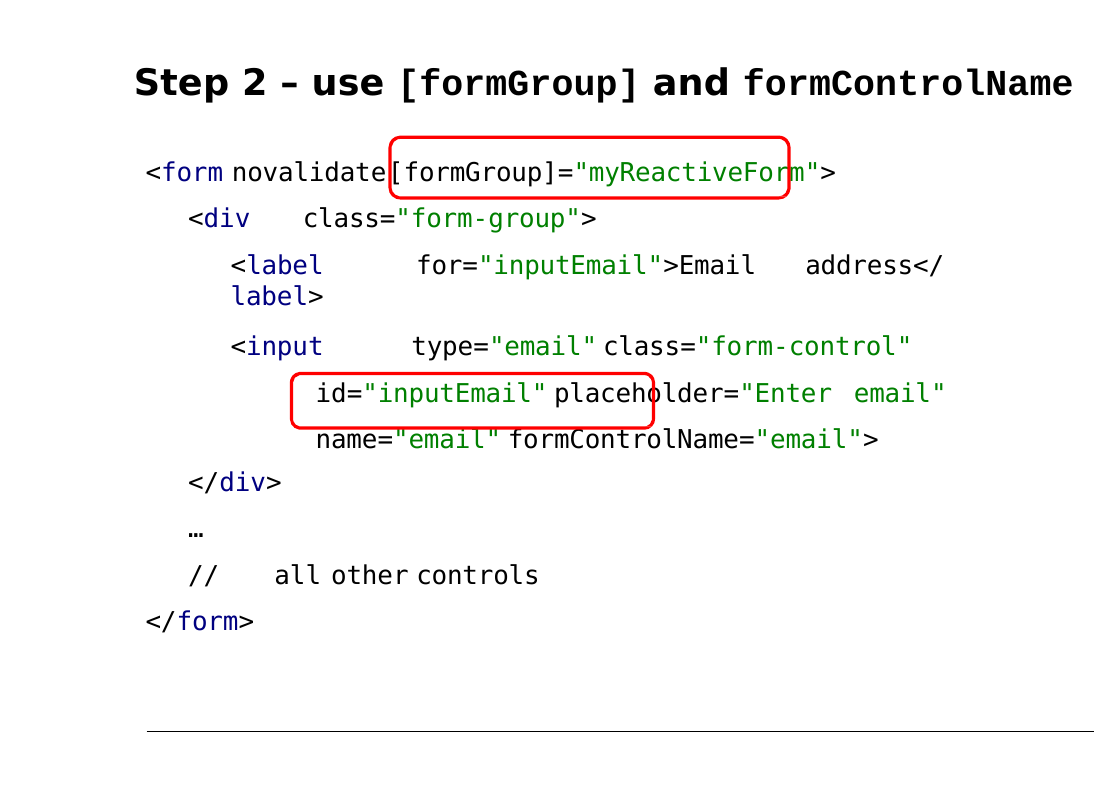
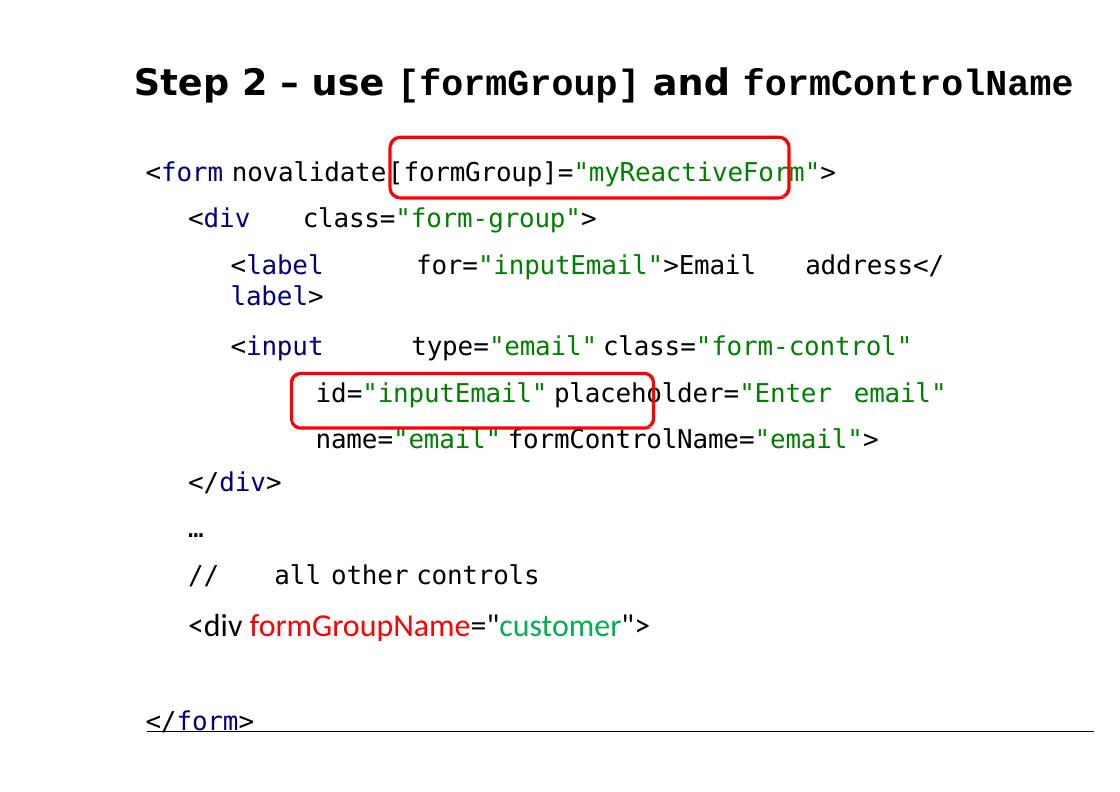
Before and after one commit to petereijgermans11/accelerator-programma, a slide deck: slide 46 of forms/Angular Forms.pptx (slide 43 before the commit). Drawn at 1120x792 pixels with LibreOffice and Linux fonts; fonts in the diff are those of the drawing. Boxes give left, top, right and bottom in pixels: in the first picture for what was removed or moved away, otherwise in the second. Text is boxed around its words. In the diff, an @@ line names an element or a change of style, - is before the commit and + after.

```diff
--- a/forms/Angular Forms.pptx
+++ b/forms/Angular Forms.pptx
@@ text at <box>188,613,650,641</box>: paragraph added @@
+<div formGroupName="customer">
```
Also in this commit, not shown: 2 other slides changed, 3 slides added, 2 other files.
